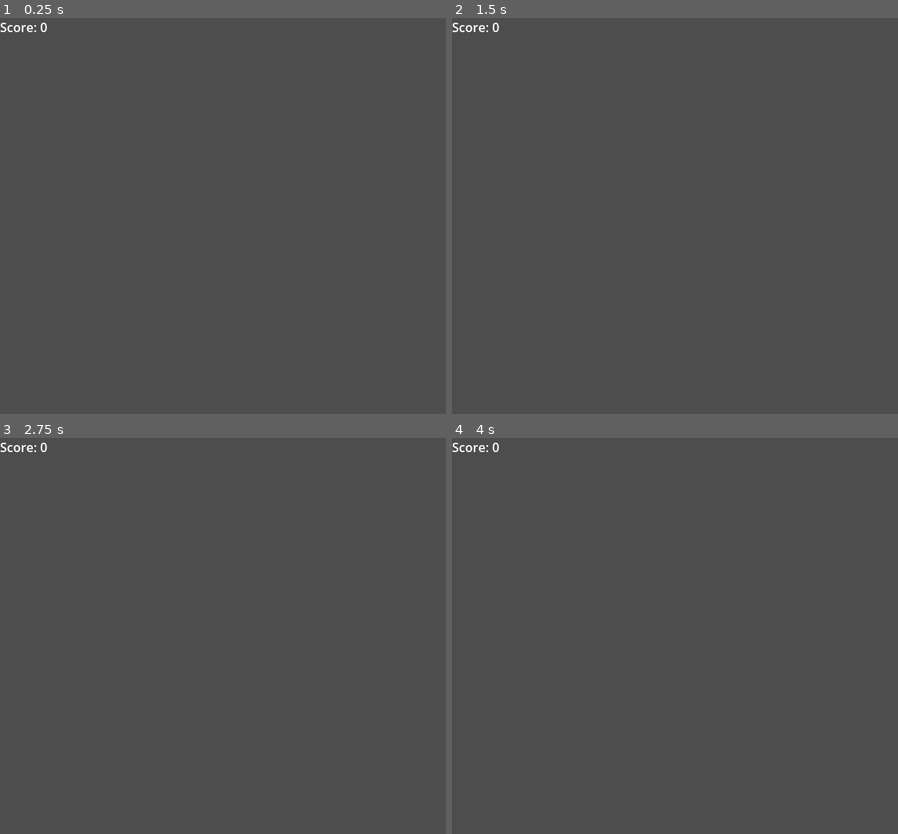
Above: before the commit, frames 1-4 (two rows, left to right).
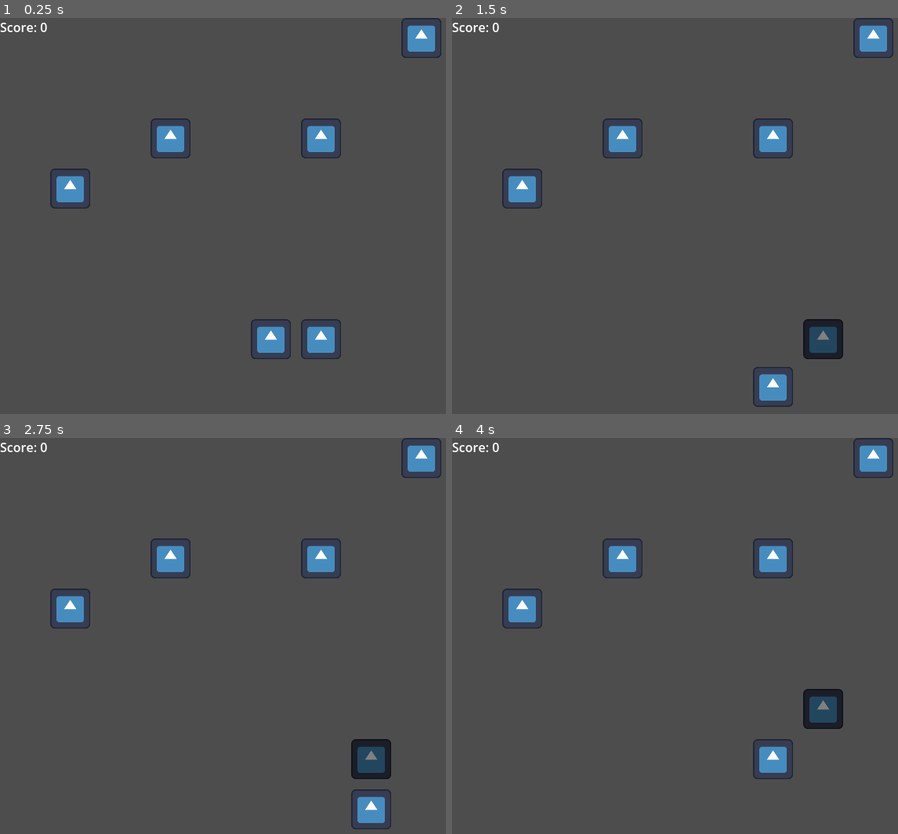
Above: after the commit, the same moments.

Repository: toLuc57/block-puzzle
Game: Godot game, scene res://scenes/main/Main.tscn
Same seed, same stepped clock (60 frames per second), same inputs: the game is played once before the commit and once after it. The engine's default icon, where the game draws it, is replaced by a stand-in: a white triangle on a blue panel in a dark square.
Inputs:
- Up to frame 1 (0.25 s): no input
- Up to frame 2 (1.5 s): tap Enter at 0.5 s; hold Right (right) 0.53-1.28 s; tap Space at 1.25 s; hold Down (down) from 1.28 s (still down)
- Up to frame 3 (2.75 s): tap Enter at 2 s; release Down (down) at 2.03 s; hold Right (right) from 2.03 s (still down)
- Up to frame 4 (4 s): tap Space at 2.75 s; release Right (right) at 2.78 s; hold Up (up) 2.78-3.53 s; tap Enter at 3.5 s; hold Left (left) from 3.53 s (still down)

The runs differ from the first frame. In frame 1, 3.2% of the frame differs, in the area x 11-99%, y 0-87%; in frame 2, 3.6%; in frame 3, 3.6%, in the area x 11-99%, y 0-99%; in frame 4, 3.6%.
Error before the commit: Invalid assignment of property or key 'targets' with value of type 'Array' on a base object of type 'RefCounted (GridLogic)'. (res://scenes/main/Main.gd:39)

Commit message:
fix: sửa lỗi gán mảng targets và lỗi UID tài nguyên trong Player/Block scenes

Diff:
--- a/scripts/logic/GridLogic.gd
+++ b/scripts/logic/GridLogic.gd
@@ -8,7 +8,7 @@
 var grid: Array = []
 var blocks: Dictionary = {} # Vector2i -> Block Node
 var player_pos: Vector2i = Vector2i.ZERO
-var targets: Array[Vector2i] = []
+var targets: Array = []
 
 func _init(w: int = 10, h: int = 10):
 	width = w
Not shown: 1 places in scenes/game_objects/Block.tscn that only renumber resources
Not shown: 1 places in scenes/game_objects/Player.tscn that only renumber resources
